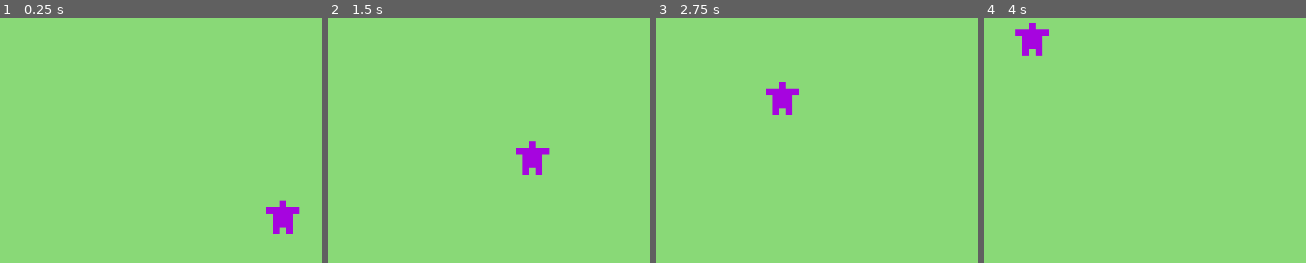
Above: before the commit, frames 1-4 (left to right).
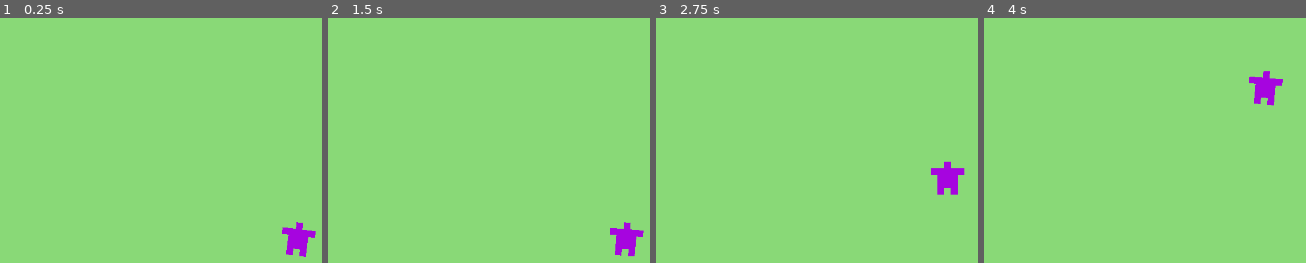
Above: after the commit, the same moments.

Repository: CanadianWaffl/Sandbox
Game: Godot game, scene res://Scenes/world.tscn
Same seed, same stepped clock (60 frames per second), same inputs: the game is played once before the commit and once after it.
Inputs (mouse positions are in pixels of both pictures, inside the frame that each line leads up to):
- Up to frame 1 (0.25 s): no input
- Up to frame 2 (1.5 s): move the mouse to (outside the picture) at 0.52 s; click (outside the picture) at 0.67 s; move the mouse to (outside the picture) at 1.27 s; click (outside the picture) at 1.42 s
- Up to frame 3 (2.75 s): move the mouse to (outside the picture) at 2.02 s; click (outside the picture) at 2.17 s
- Up to frame 4 (4 s): move the mouse to (outside the picture) at 2.77 s; click (outside the picture) at 2.92 s; move the mouse to (outside the picture) at 3.52 s; click (outside the picture) at 3.67 s

The runs differ from the first frame. In frame 1, 1.5% of the frame differs, in the area x 82-99%, y 74-98%; in frame 2, 1.6%; in frame 3, 1.7%; in frame 4, 1.7%, in the area x 9-93%, y 2-36%.

Commit message:
camera movement

Diff:
--- a/Scenes/guy.tscn
+++ b/Scenes/guy.tscn
@@ -84,8 +84,9 @@
 
 [node name="Timer" type="Timer" parent="." unique_id=1484114636]
 
-[node name="StateManager" type="Node" parent="." unique_id=1667593578]
+[node name="StateManager" type="Node" parent="." unique_id=1667593578 node_paths=PackedStringArray("initial_state")]
 script = ExtResource("3_7b8b7")
+initial_state = NodePath("State-Idle")
 
 [node name="State-Wander" type="Node" parent="StateManager" unique_id=670422417]
 script = ExtResource("4_5adle")
--- a/Scenes/world.tscn
+++ b/Scenes/world.tscn
@@ -1,8 +1,10 @@
 [gd_scene format=3 uid="uid://bos30qbrgfodt"]
 
 [ext_resource type="PackedScene" uid="uid://vebheohtg6pp" path="res://Scenes/guy.tscn" id="1_a02cp"]
+[ext_resource type="Script" uid="uid://dhydcaue5gqoa" path="res://Scripts/world.gd" id="1_go701"]
 
 [node name="World" type="Node2D" unique_id=1924382587]
+script = ExtResource("1_go701")
 
 [node name="Guy" parent="." unique_id=1555784624 instance=ExtResource("1_a02cp")]
 position = Vector2(266, 131)
@@ -17,3 +19,6 @@
 grow_horizontal = 2
 grow_vertical = 2
 color = Color(0.5376251, 0.85, 0.46750003, 1)
+
+[node name="Camera2D" type="Camera2D" parent="." unique_id=799207287]
+unique_name_in_owner = true
--- a/Scripts/state_manager.gd
+++ b/Scripts/state_manager.gd
@@ -18,7 +18,7 @@
 			state_dict[child.state_name] = child
 
 	if initial_state:
-		current_state == initial_state
+		current_state = initial_state
 	else:
 		current_state = initial
 	current_state.enter()
--- a/Scripts/state_wander.gd
+++ b/Scripts/state_wander.gd
@@ -18,7 +18,7 @@
 	var rand_dist = randf_range(MIN_WANDER, MAX_WANDER)
 
 	if owner.position.distance_to(owner.return_point) > WANDER_RANGE:
-		print("Too far from home!")
+		print("Too far from " + str(owner.return_point))
 		target_pos = Vector2(owner.return_point.x + cos(rand_angle)*rand_dist, owner.return_point.y + sin(rand_angle)*rand_dist)
 	else:
 		target_pos = Vector2(owner.position.x + cos(rand_angle)*rand_dist, owner.position.y + sin(rand_angle)*rand_dist)
--- /dev/null
+++ b/Scripts/world.gd
@@ -0,0 +1,25 @@
+extends Node2D
+
+@onready var camera: Camera2D = %Camera2D
+
+var moving_camera: bool = false
+
+func _ready() -> void:
+	camera.position = get_viewport_rect().size / 2
+
+func _process(delta: float) -> void:
+	pass
+
+func _input(event: InputEvent) -> void:
+	if event is InputEventMouseButton:
+		if event.button_index == MOUSE_BUTTON_MIDDLE and event.pressed:
+			moving_camera = true
+		elif event.button_index == MOUSE_BUTTON_MIDDLE and not event.pressed:
+			moving_camera = false
+		if event.button_index == MOUSE_BUTTON_WHEEL_UP and event.pressed:
+			camera.zoom -= Vector2(0.1, 0.1)
+		elif event.button_index == MOUSE_BUTTON_WHEEL_DOWN and event.pressed:
+			camera.zoom += Vector2(0.1, 0.1)
+
+	if event is InputEventMouseMotion and moving_camera:
+		camera.position -= event.relative
Not shown, added: Scripts/world.gd.uid
